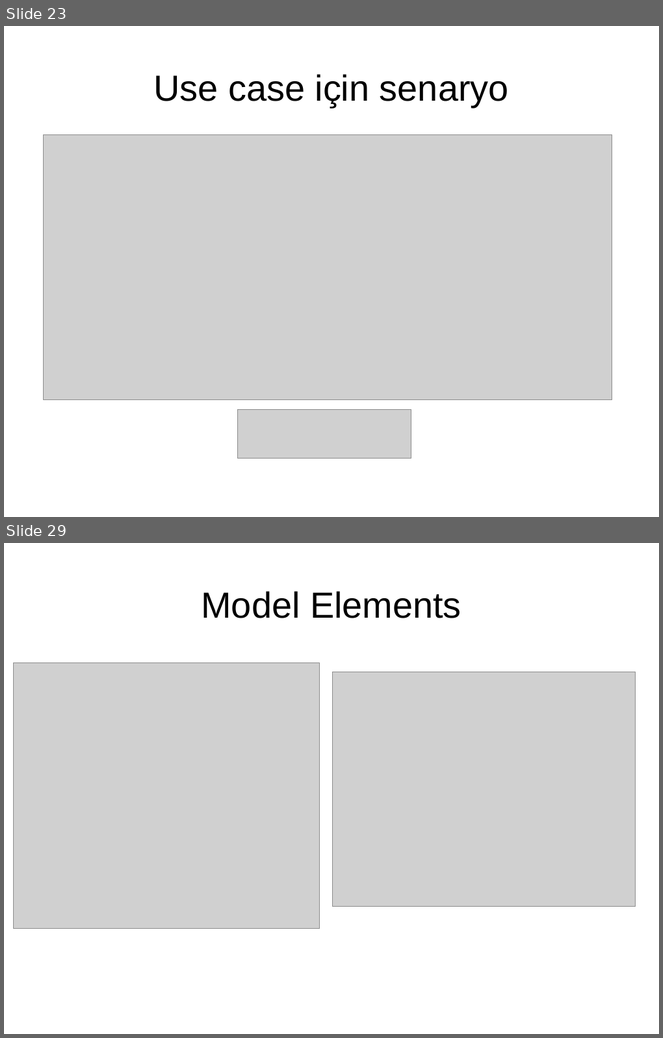
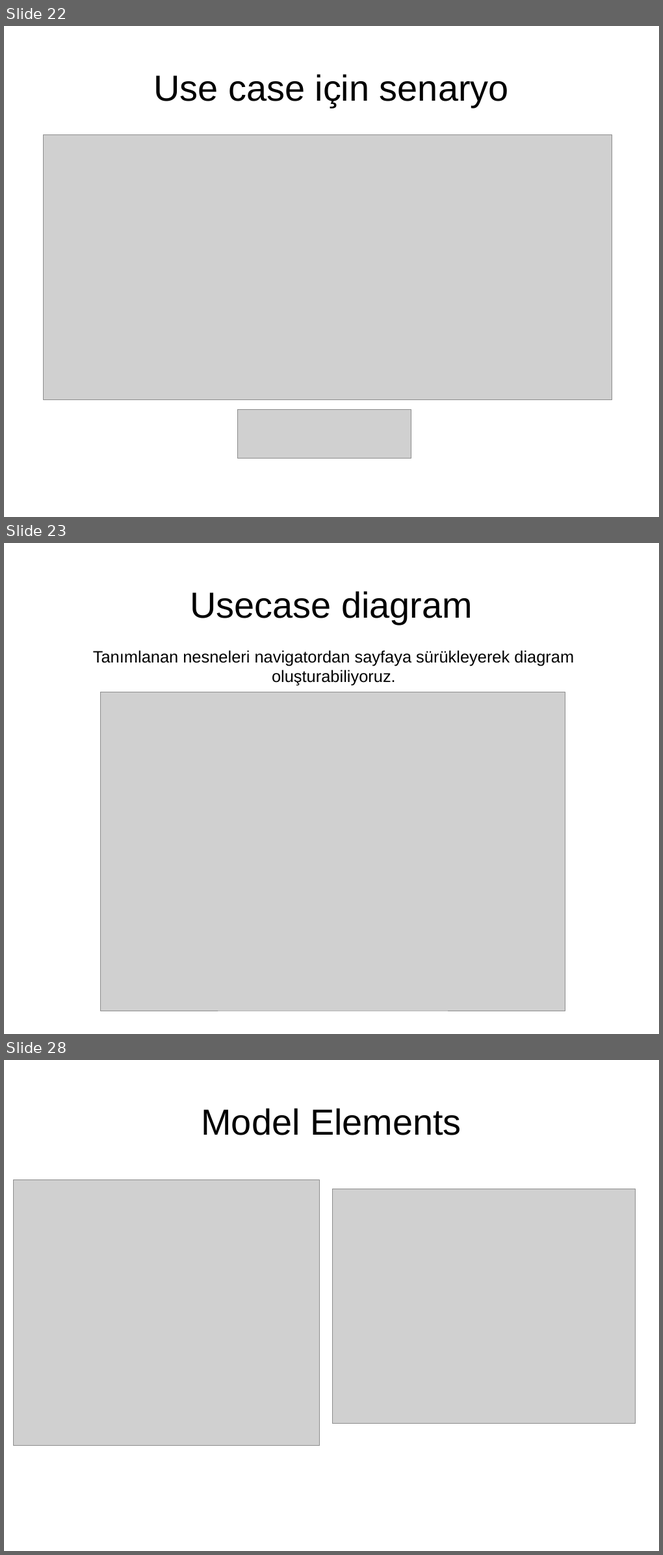
Before and after one commit to pars-linux/uludag, a slide deck: playground/mehmet/unicase2.odp. Shown one above the other, each under a label of ours: slides 23 and 29 before the commit, slides 22, 23 and 28 after it; the slides between them are not shown. The pictures are 663x1038 and 663x1555 pixels, drawn with LibreOffice and Linux fonts; fonts in the diff are those of the drawing; grey boxes stand for pictures. Boxes give left, top, right and bottom in pixels: in the first picture for what was removed or moved away, otherwise in the second. Text is boxed around its words. In the diff, an @@ line names an element or a change of style, - is before the commit and + after.

```diff
--- a/playground/mehmet/unicase2.odp
+++ b/playground/mehmet/unicase2.odp
@@ slide 23 added at bbox=[4, 543, 659, 1034], background #FFFFFF @@
@@ title added at bbox=[190, 591, 473, 624], 44 pt, text #000000 @@
+Usecase diagram
@@ title added at bbox=[93, 650, 574, 686], 20 pt, text #000000 @@
+Tanımlanan nesneleri navigatordan sayfaya sürükleyerek diagram oluşturabiliyoruz.
@@ picture added at bbox=[101, 693, 566, 1011] @@
@@ what was slide 23 is now slide 22 @@
@@ what was slide 29 is now slide 28 @@
```
Also in this commit, not shown: 8 slides changed, 5 other slides added, 7 slides removed, 1 other file.
